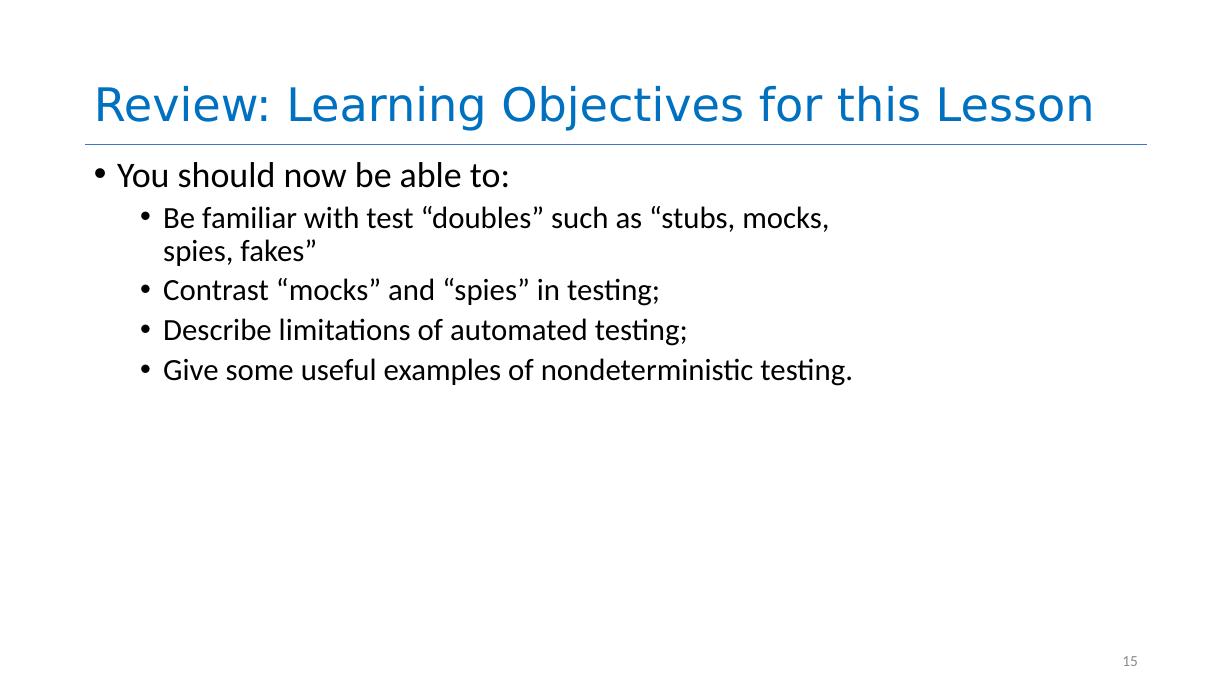
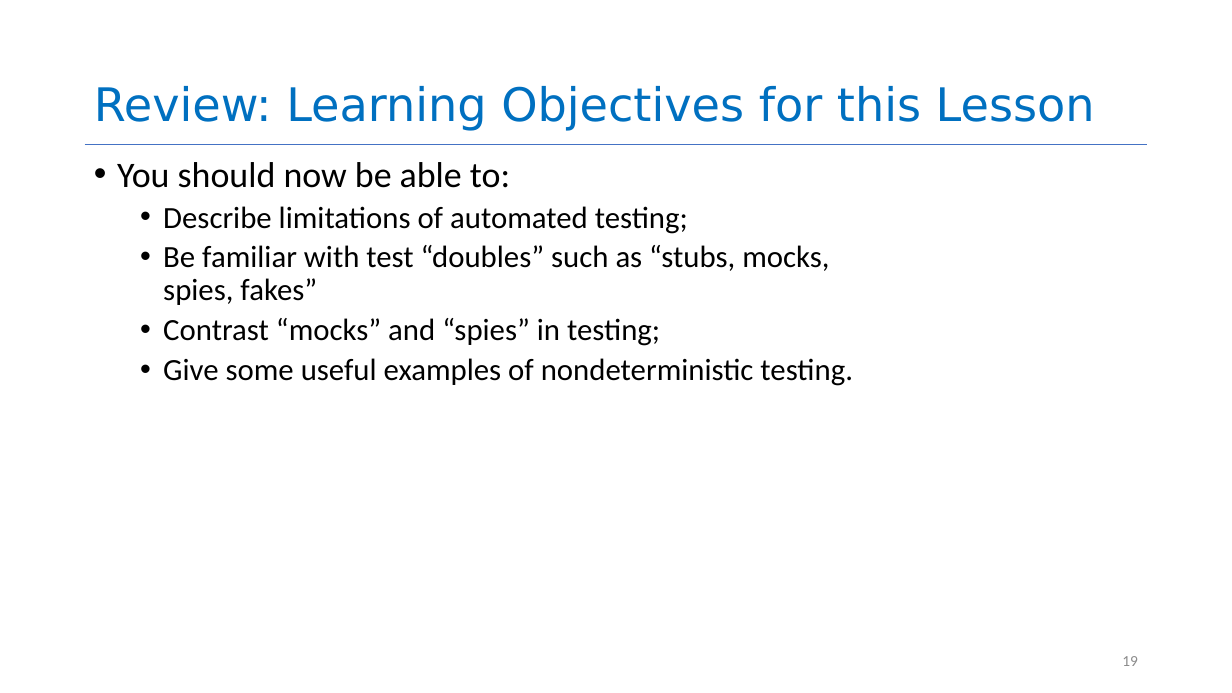
Before and after one commit to neu-se/CS4530-Spring-2022, a slide deck: slide 19 of Slides/Lesson 5.3 Testing Systems.pptx (slide 15 before the commit). Drawn at 1232x693 pixels with LibreOffice and Linux fonts; fonts in the diff are those of the drawing. Boxes give left, top, right and bottom in pixels: in the first picture for what was removed or moved away, otherwise in the second. Text is boxed around its words. In the diff, an @@ line names an element or a change of style, - is before the commit and + after.

```diff
--- a/Slides/Lesson 5.3 Testing Systems.pptx
+++ b/Slides/Lesson 5.3 Testing Systems.pptx
@@ text at (163, 206, 688, 234): paragraph added @@
+  • Describe limitations of automated testing;
@@ text at (163, 318, 688, 346): paragraph removed @@
-  • Describe limitations of automated testing;
@@ page number at (1122, 656, 1138, 666): text changed @@
-15
+19
```
Also in this commit, not shown: 6 other slides changed, 4 slides added.
